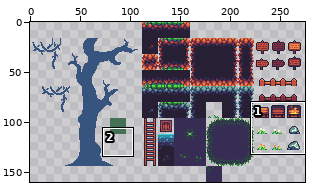
Two states of a sprite sheet, Tiles.png. Above, an overview of the earlier version with the close-up marked.
Close-up. Before the commit:
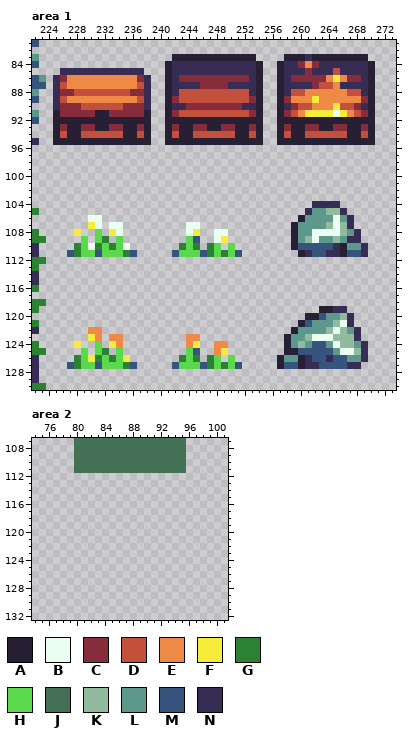
The file is 304x160 pixels. Shown: area 1: x 222..273, y 81..130; area 2: x 74..101, y 107..132. The wide view leaves out empty margins.
Palette (. is transparent): A #272034  B #eafff2  C #862c3a  D #c3503c  E #ee8a45  F #f6ec3c  G #2b8233  H #5bd94c  J #447055  K #91ba9e  L #5d988d  M #36547d  N #372c53
The result:
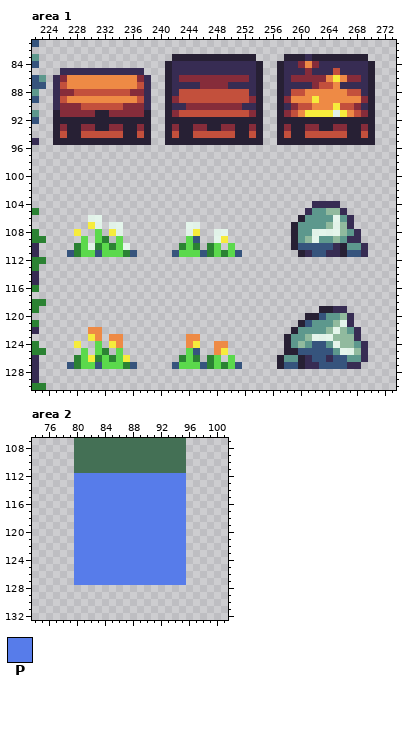
Colours new in this view: P #577cea
Diff:
@@ palette @@
-B #eafff2
+B #eafff2cc
--- area 2
@@ x 74..101 @@
 111 ......JJJJJJJJJJJJJJJJ......
-112 ............................
-113 ............................
-114 ............................
-115 ............................
-116 ............................
-117 ............................
-118 ............................
-119 ............................
-120 ............................
-121 ............................
-122 ............................
-123 ............................
-124 ............................
-125 ............................
-126 ............................
-127 ............................
+112 ......PPPPPPPPPPPPPPPP......
+113 ......PPPPPPPPPPPPPPPP......
+114 ......PPPPPPPPPPPPPPPP......
+115 ......PPPPPPPPPPPPPPPP......
+116 ......PPPPPPPPPPPPPPPP......
+117 ......PPPPPPPPPPPPPPPP......
+118 ......PPPPPPPPPPPPPPPP......
+119 ......PPPPPPPPPPPPPPPP......
+120 ......PPPPPPPPPPPPPPPP......
+121 ......PPPPPPPPPPPPPPPP......
+122 ......PPPPPPPPPPPPPPPP......
+123 ......PPPPPPPPPPPPPPPP......
+124 ......PPPPPPPPPPPPPPPP......
+125 ......PPPPPPPPPPPPPPPP......
+126 ......PPPPPPPPPPPPPPPP......
+127 ......PPPPPPPPPPPPPPPP......
 128 ............................
